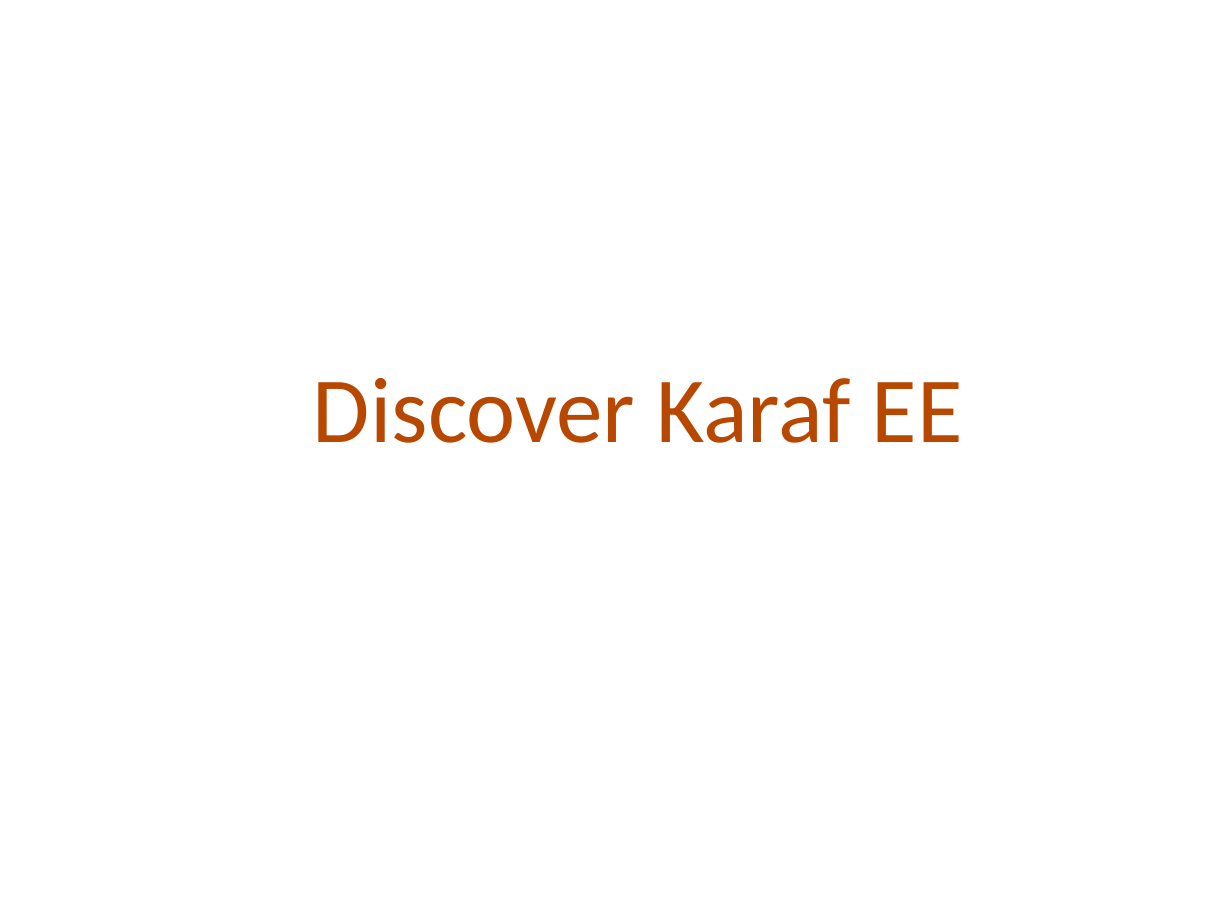
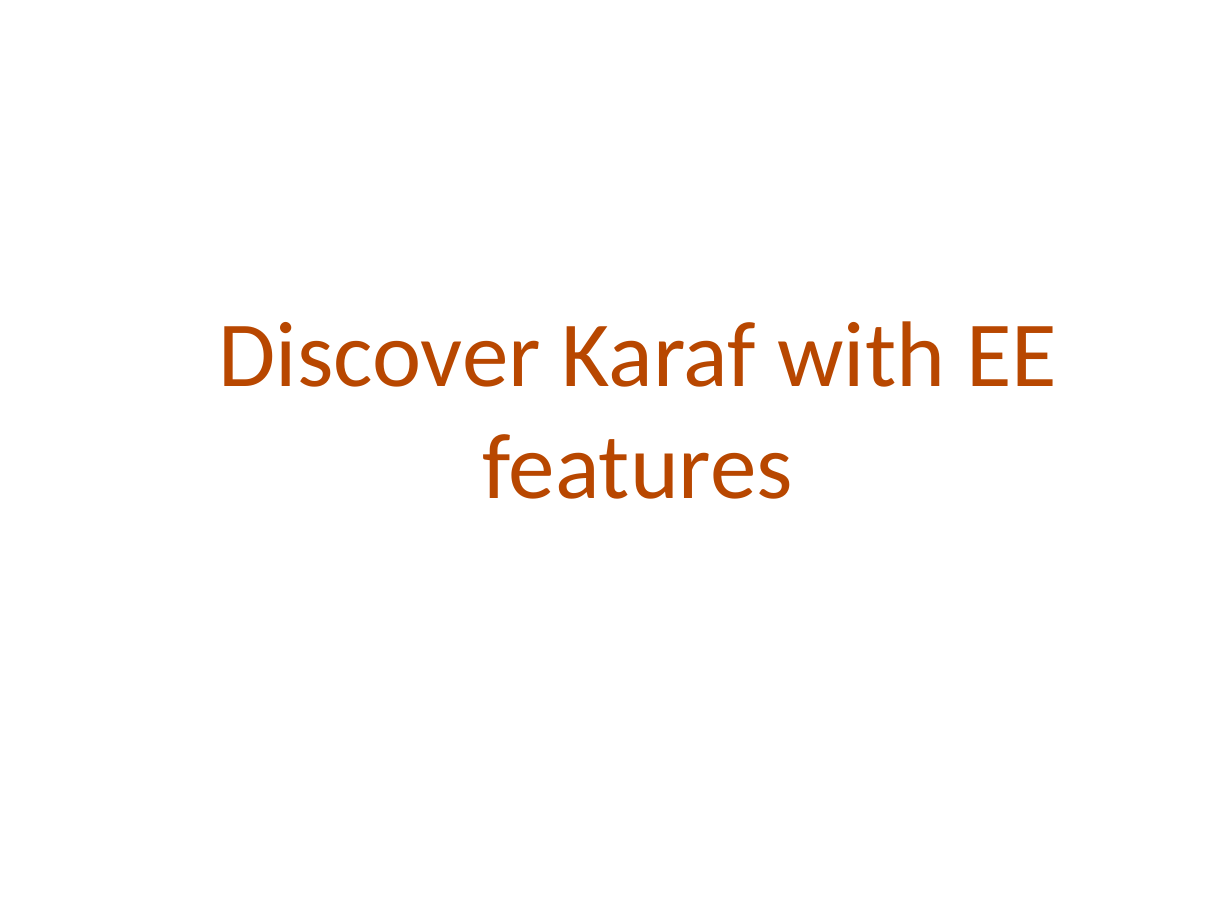
Before and after one commit to cmoulliard/apachecon-2012, a slide deck: slide 37 of karaf-ee-apachecon_eu_2012.odp (slide 38 before the commit). Drawn at 1232x924 pixels with LibreOffice and Linux fonts; fonts in the diff are those of the drawing; background and template pictures are left out. Boxes give left, top, right and bottom in pixels: in the first picture for what was removed or moved away, otherwise in the second. Text is boxed around its words. In the diff, an @@ line names an element or a change of style, - is before the commit and + after.

```diff
--- a/karaf-ee-apachecon_eu_2012.odp
+++ b/karaf-ee-apachecon_eu_2012.odp
@@ title at <box>218,321,1057,499</box>: text changed @@
-Discover Karaf EE
+Discover Karaf with EE features
```
Also in this commit, not shown: 5 other slides changed, 1 other file.
